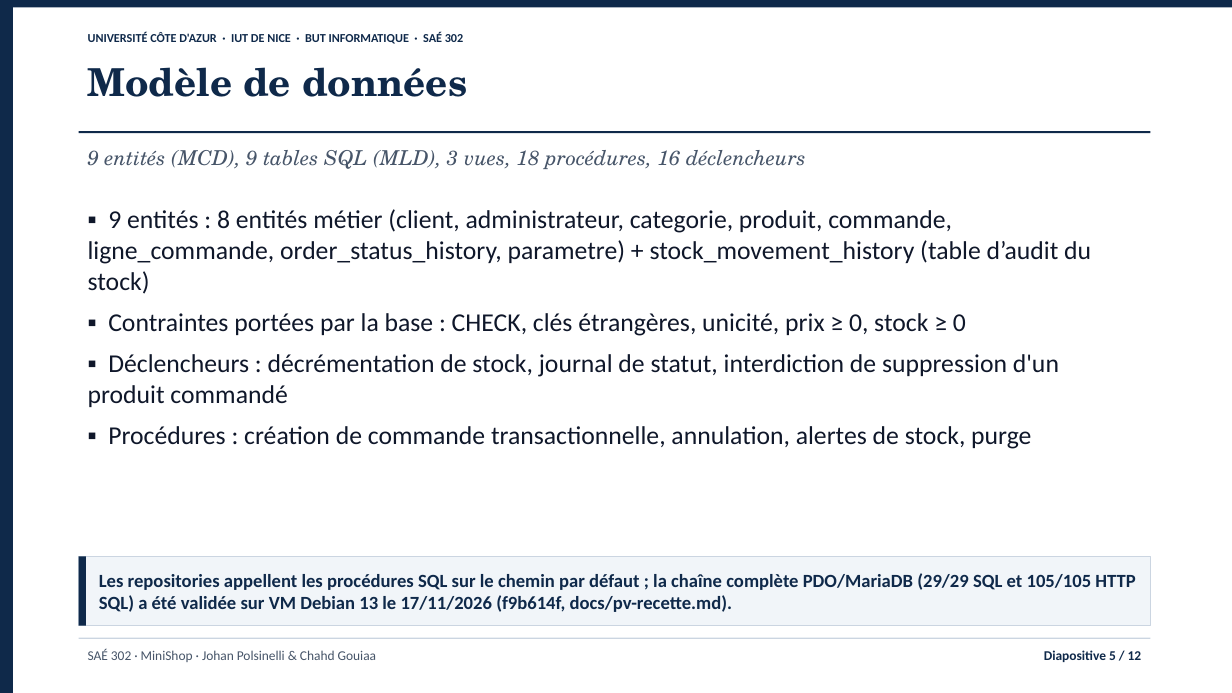
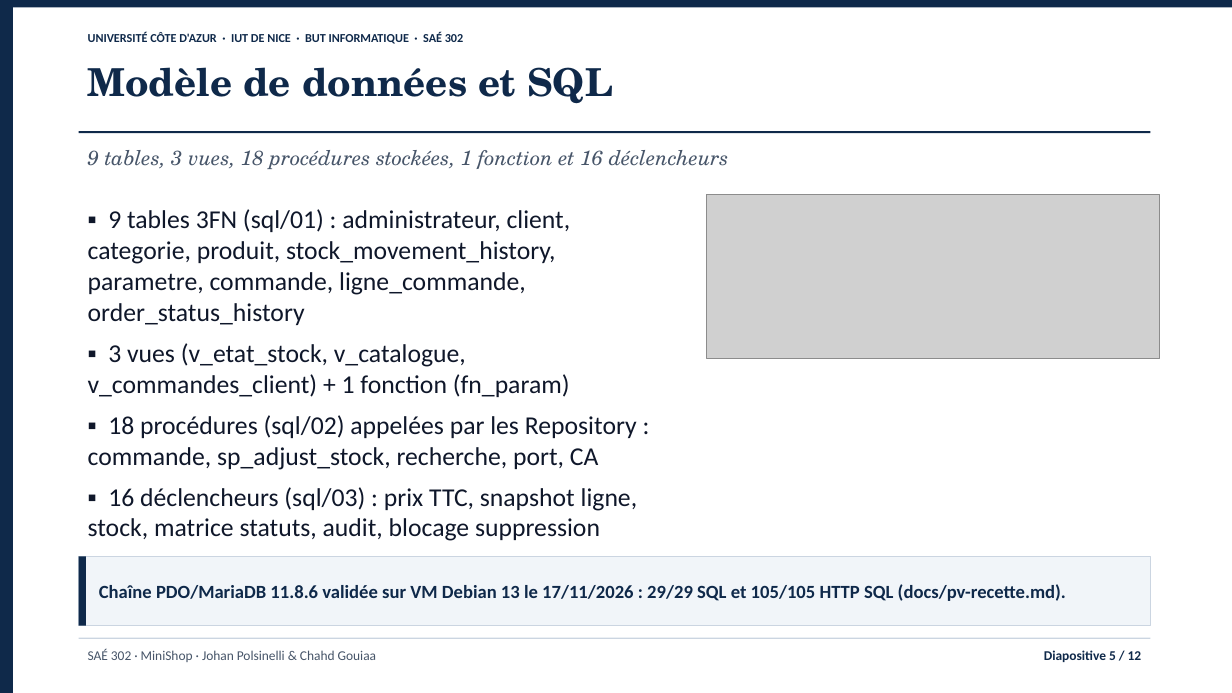
Before and after one commit to jojo8356/SAE-302, a slide deck: slide 5 of livrables/minishop-soutenance.pptx. Drawn at 1232x693 pixels with LibreOffice and Linux fonts; fonts in the diff are those of the drawing; grey boxes stand for pictures. Boxes give left, top, right and bottom in pixels: in the first picture for what was removed or moved away, otherwise in the second. Text is boxed around its words. In the diff, an @@ line names an element or a change of style, - is before the commit and + after.

Commit message:
docs: recrée les diapositives de soutenance d'après le code réel

```diff
--- a/livrables/minishop-soutenance.pptx
+++ b/livrables/minishop-soutenance.pptx
@@ text at (88, 67, 613, 104): text changed @@
-Modèle de données
+Modèle de données et SQL
@@ text at (88, 150, 729, 169): text changed @@
-9 entités (MCD), 9 tables SQL (MLD), 3 vues, 18 procédures, 16 déclencheurs
+9 tables, 3 vues, 18 procédures stockées, 1 fonction et 16 déclencheurs
@@ text removed at (88, 209, 1091, 449) @@
-▪ 9 entités : 8 entités métier (client, administrateur, categorie, produit, commande, ligne_commande, order_status_history, parametre) + stock_movement_history (table d’audit du stock)
-▪ Contraintes portées par la base : CHECK, clés étrangères, unicité, prix ≥ 0, stock ≥ 0
-▪ Déclencheurs : décrémentation de stock, journal de statut, interdiction de suppression d'un produit commandé
-▪ Procédures : création de commande transactionnelle, annulation, alertes de stock, purge
@@ text added at (88, 209, 638, 541), 20 pt, text #0F172A @@
+▪ 9 tables 3FN (sql/01) : administrateur, client, categorie, produit, stock_movement_history, parametre, commande, ligne_commande, order_status_history
+▪ 3 vues (v_etat_stock, v_catalogue, v_commandes_client) + 1 fonction (fn_param)
+▪ 18 procédures (sql/02) appelées par les Repository : commande, sp_adjust_stock, recherche, port, CA
+▪ 16 déclencheurs (sql/03) : prix TTC, snapshot ligne, stock, matrice statuts, audit, blocage suppression
@@ picture added at (707, 194, 1160, 359) @@
@@ text in rectangle at (99, 584, 1066, 601): text changed @@
-Les repositories appellent les procédures SQL sur le chemin par défaut ; la chaîne complète PDO/MariaDB (29/29 SQL et 105/105 HTTP SQL) a été validée sur VM Debian 13 le 17/11/2026 (f9b614f, docs/pv-recette.md).
+Chaîne PDO/MariaDB 11.8.6 validée sur VM Debian 13 le 17/11/2026 : 29/29 SQL et 105/105 HTTP SQL (docs/pv-recette.md).
```
Also in this commit, not shown: 11 other slides changed, 5 other files.
